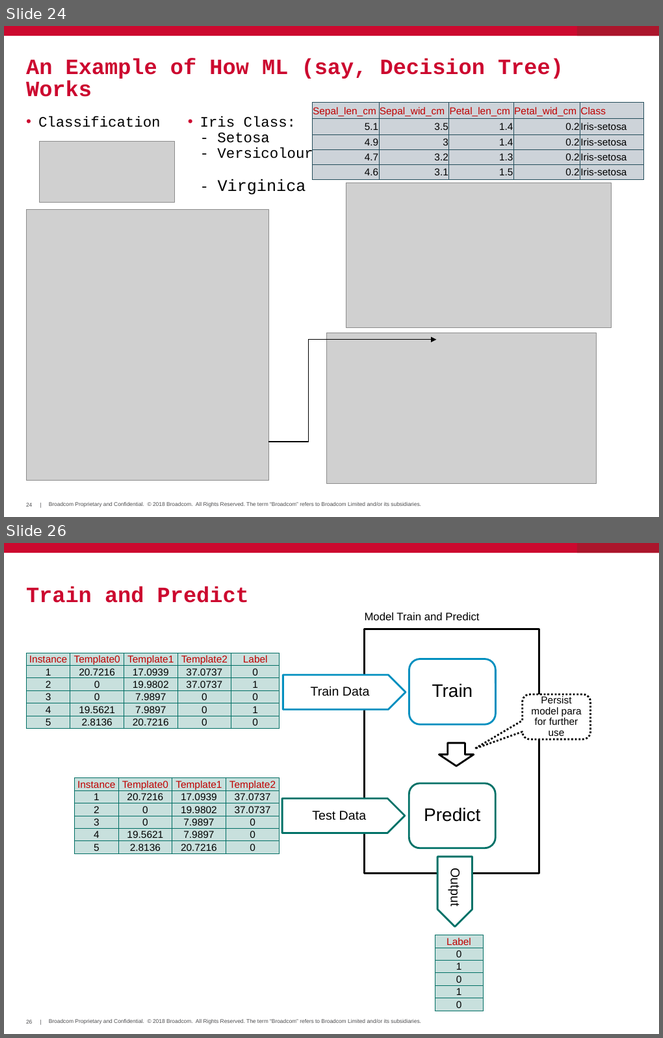
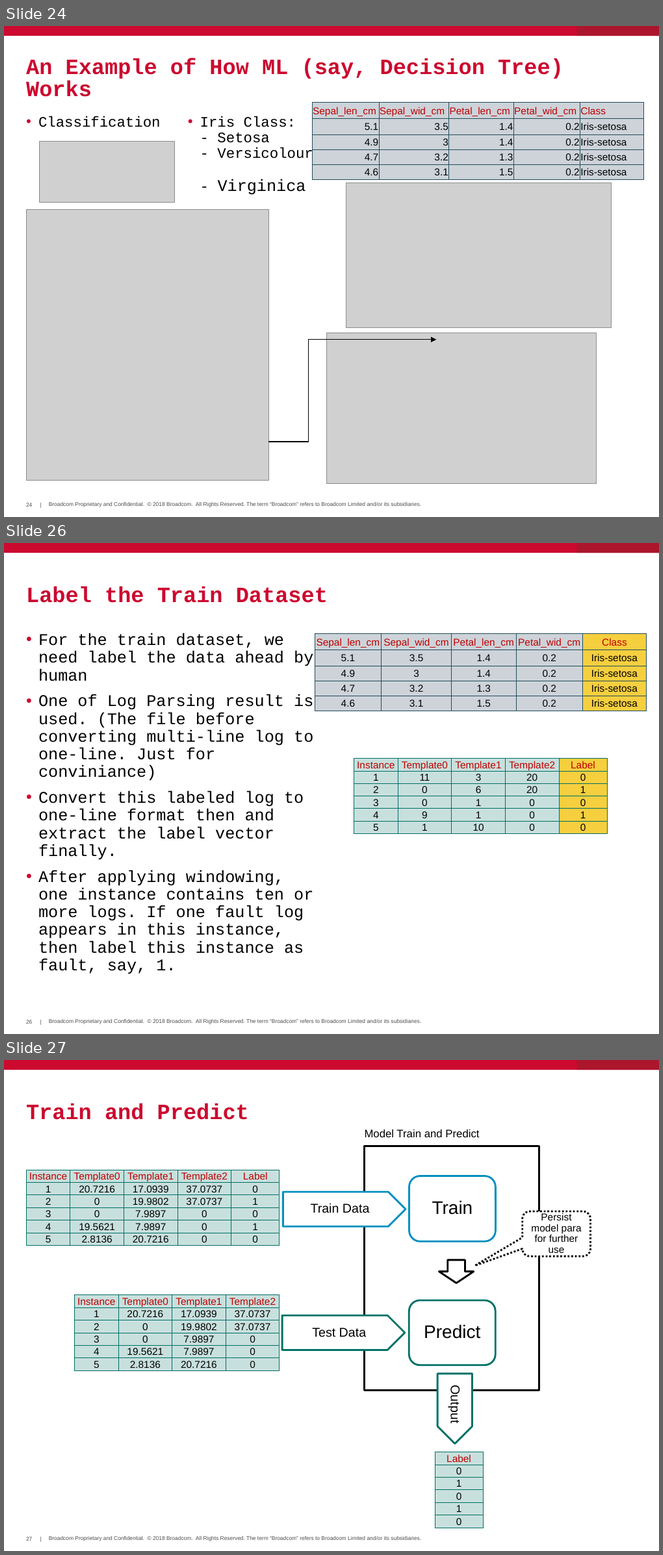
Before and after one commit to hayhan/loganalyzer, a slide deck: papers/LogAnalyzerIntro.pptx. Shown one above the other, each under a label of ours: slides 24 and 26 before the commit, slides 24, 26 and 27 after it; the slides between them are not shown. The pictures are 663x1038 and 663x1555 pixels, drawn with LibreOffice and Linux fonts; fonts in the diff are those of the drawing; grey boxes stand for pictures; background and template pictures are left out. Boxes give left, top, right and bottom in pixels: in the first picture for what was removed or moved away, otherwise in the second. Text is boxed around its words. In the diff, an @@ line names an element or a change of style, - is before the commit and + after.

```diff
--- a/papers/LogAnalyzerIntro.pptx
+++ b/papers/LogAnalyzerIntro.pptx
@@ slide 26 added at (x1=4, y1=543, x2=659, y2=1034), background #FFFFFF; not listed: 5 template elements that a slide beside it also shows @@
@@ title added at (x1=26, y1=586, x2=328, y2=603), 24 pt, text #CC092F, bold @@
+Label the Train Dataset
@@ text added at (x1=38, y1=633, x2=313, y2=975), 18 pt, text #000000 @@
+• For the train dataset, we need label the data ahead by human
+• One of Log Parsing result is used. (The file before converting multi-line log to one-line. Just for conviniance)
+• Convert this labeled log to one-line format then and extract the label vector finally.
+• After applying windowing, one instance contains ten or more logs. If one fault log appears in this instance, then label this instance as fault, say, 1.
@@ table added at (x1=315, y1=634, x2=646, y2=711), 5 rows, 5 columns @@
+Sepal_len_cm | Sepal_wid_cm | Petal_len_cm | Petal_wid_cm | Class
+5.1 | 3.5 | 1.4 | 0.2 | Iris-setosa
+4.9 | 3 | 1.4 | 0.2 | Iris-setosa
+4.7 | 3.2 | 1.3 | 0.2 | Iris-setosa
+4.6 | 3.1 | 1.5 | 0.2 | Iris-setosa
@@ table added at (x1=354, y1=759, x2=607, y2=834), 6 rows, 5 columns @@
+Instance | Template0 | Template1 | Template2 | Label
+1 | 11 | 3 | 20 | 0
+2 | 0 | 6 | 20 | 1
+3 | 0 | 1 | 0 | 0
+4 | 9 | 1 | 0 | 1
+5 | 1 | 10 | 0 | 0
@@ what was slide 26 is now slide 27 @@
@@ page number at (x1=26, y1=1537, x2=32, y2=1541): text changed @@
-26
+27
```
Also in this commit, not shown: 8 slides changed, 2 other slides added.
